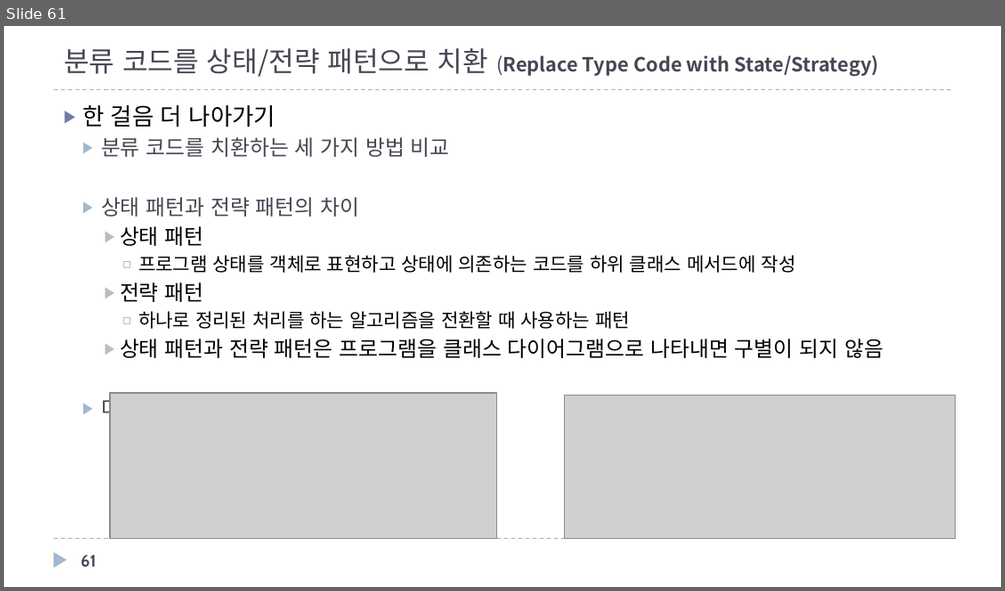
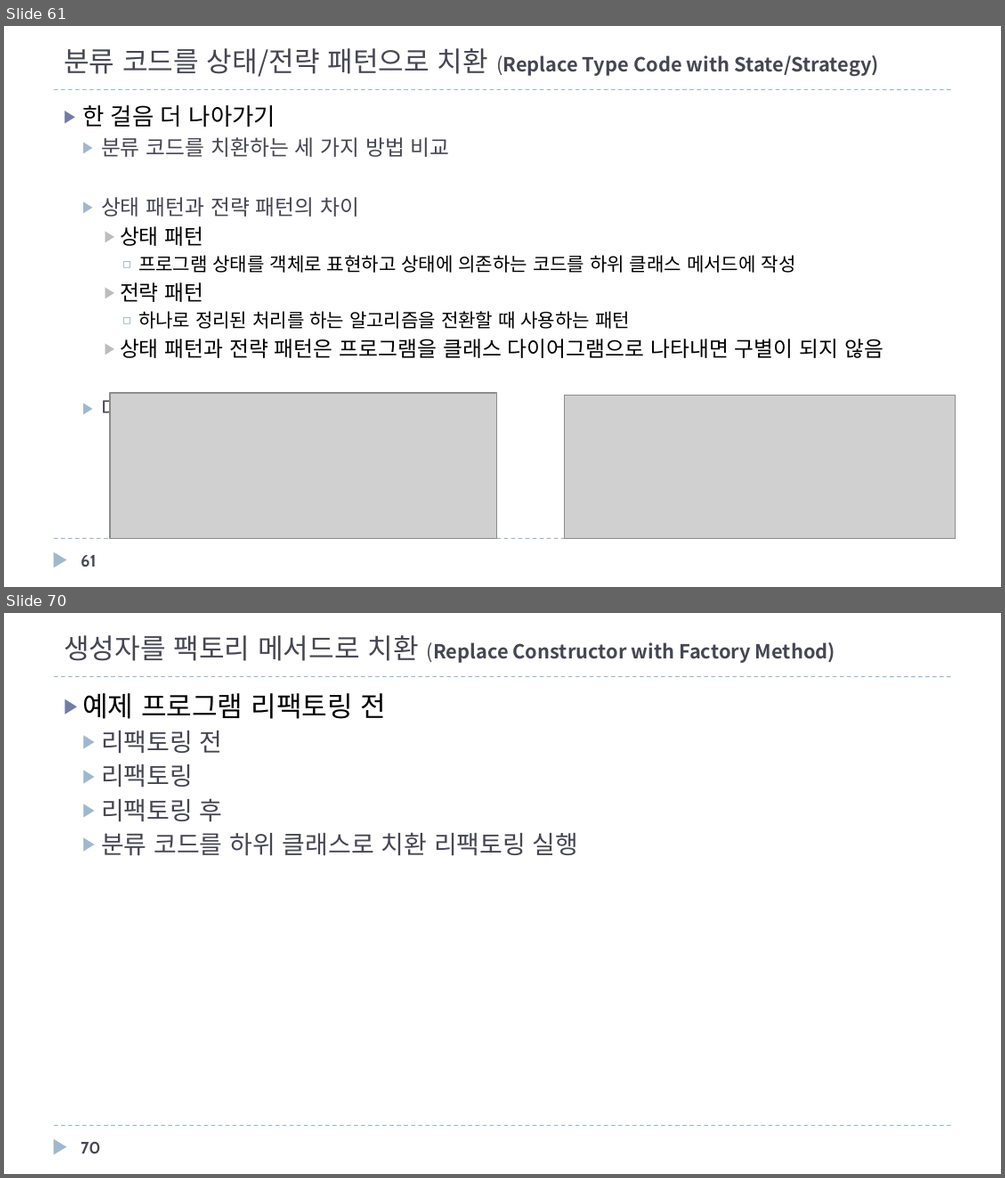
Before and after one commit to mkgungor/refactoring_java, a slide deck: ppt/자바로 배우는 리팩토링 입문.pptx. Shown one above the other, each under a label of ours: slide 61 before the commit, slides 61 and 70 after it; the slides between them are not shown. The pictures are 1005x591 and 1005x1178 pixels, drawn with LibreOffice and Linux fonts; fonts in the diff are those of the drawing; grey boxes stand for pictures. Boxes give left, top, right and bottom in pixels: in the first picture for what was removed or moved away, otherwise in the second. Text is boxed around its words. In the diff, an @@ line names an element or a change of style, - is before the commit and + after.

Commit message:
카달로그 부터

```diff
--- a/ppt/자바로 배우는 리팩토링 입문.pptx
+++ b/ppt/자바로 배우는 리팩토링 입문.pptx
@@ slide 70 added at box(4, 613, 1001, 1174), background #FFFFFF; not listed: 3 template elements that a slide beside it also shows @@
@@ title added at box(64, 635, 835, 663), 14 pt, text #464653, bold @@
+생성자를 팩토리 메서드로 치환 (Replace Constructor with Factory Method)
@@ text added at box(82, 693, 579, 855), 18 pt, text #464653 @@
+▶ 예제 프로그램 리팩토링 전
+  ▶ 리팩토링 전
+  ▶ 리팩토링
+  ▶ 리팩토링 후
+  ▶ 분류 코드를 하위 클래스로 치환 리팩토링 실행
@@ page number added at box(81, 1141, 101, 1153), 12 pt, text #464653, bold @@
+70
```
Also in this commit, not shown: 1 slide changed, 30 other slides added.
